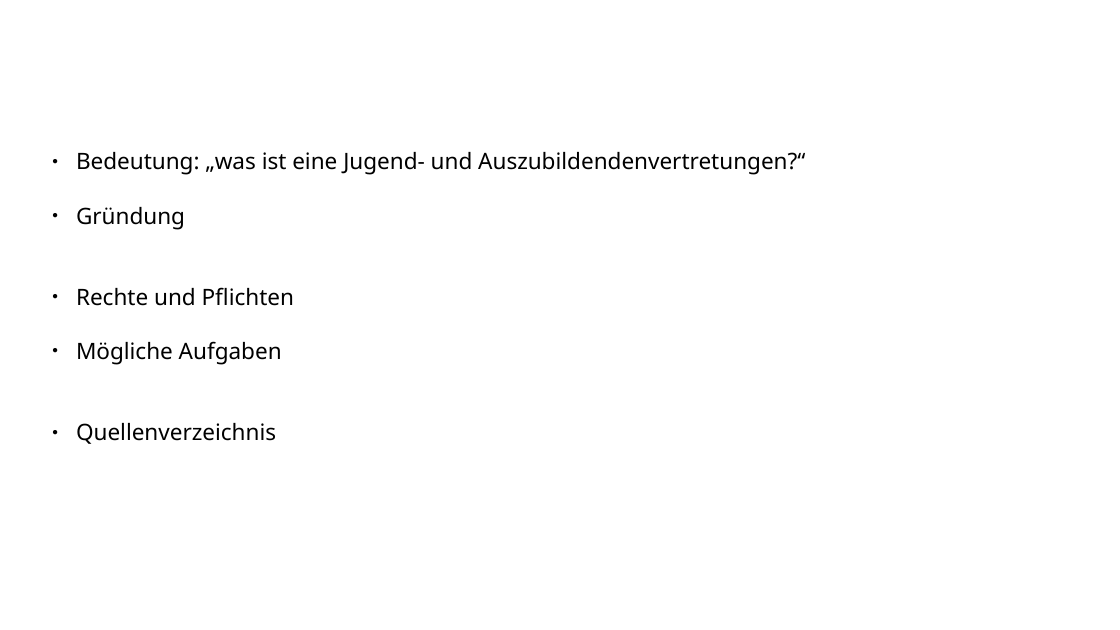
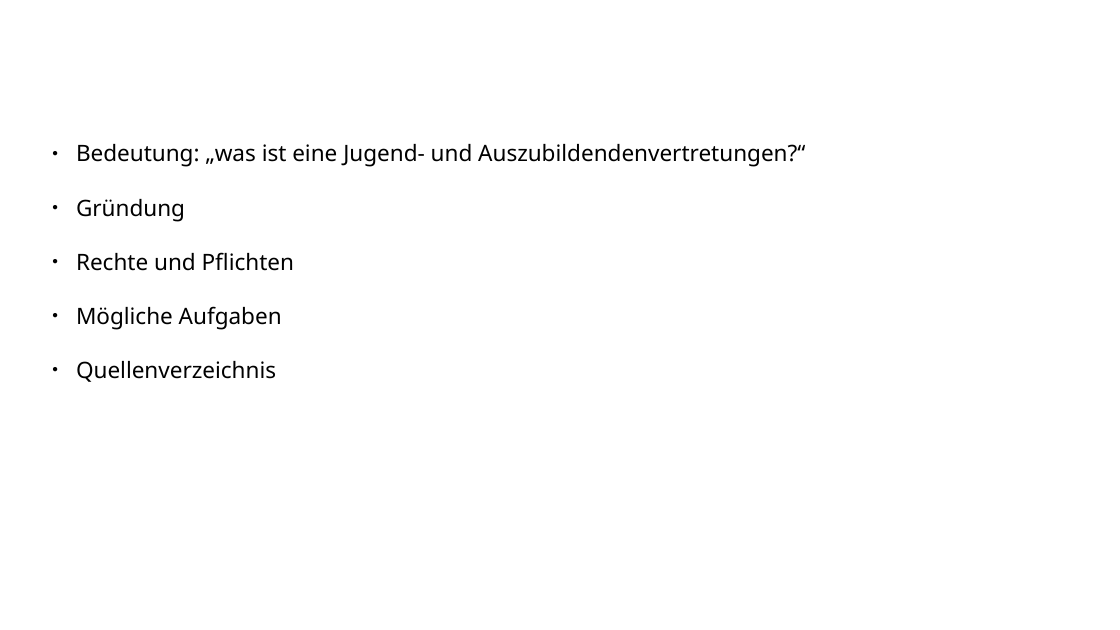
Before and after one commit to Quanterm/Mitbestimmung-im-Betrieb, a slide deck: slide 2 of Jugend- und Auszubildendenvertretungen.odp. Drawn at 1120x630 pixels with LibreOffice and Linux fonts; fonts in the diff are those of the drawing; background and template pictures are left out. Boxes give left, top, right and bottom in pixels: in the first picture for what was removed or moved away, otherwise in the second. Text is boxed around its words. In the diff, an @@ line names an element or a change of style, - is before the commit and + after.

```diff
--- a/Jugend- und Auszubildendenvertretungen.odp
+++ b/Jugend- und Auszubildendenvertretungen.odp
@@ text "Bedeutung: „was ist eine Jugend- ..." rewrapped from <box>76,152,805,444</box> to <box>76,144,805,382</box> @@
```
Also in this commit, not shown: 1 other slide changed, 3 other files.
